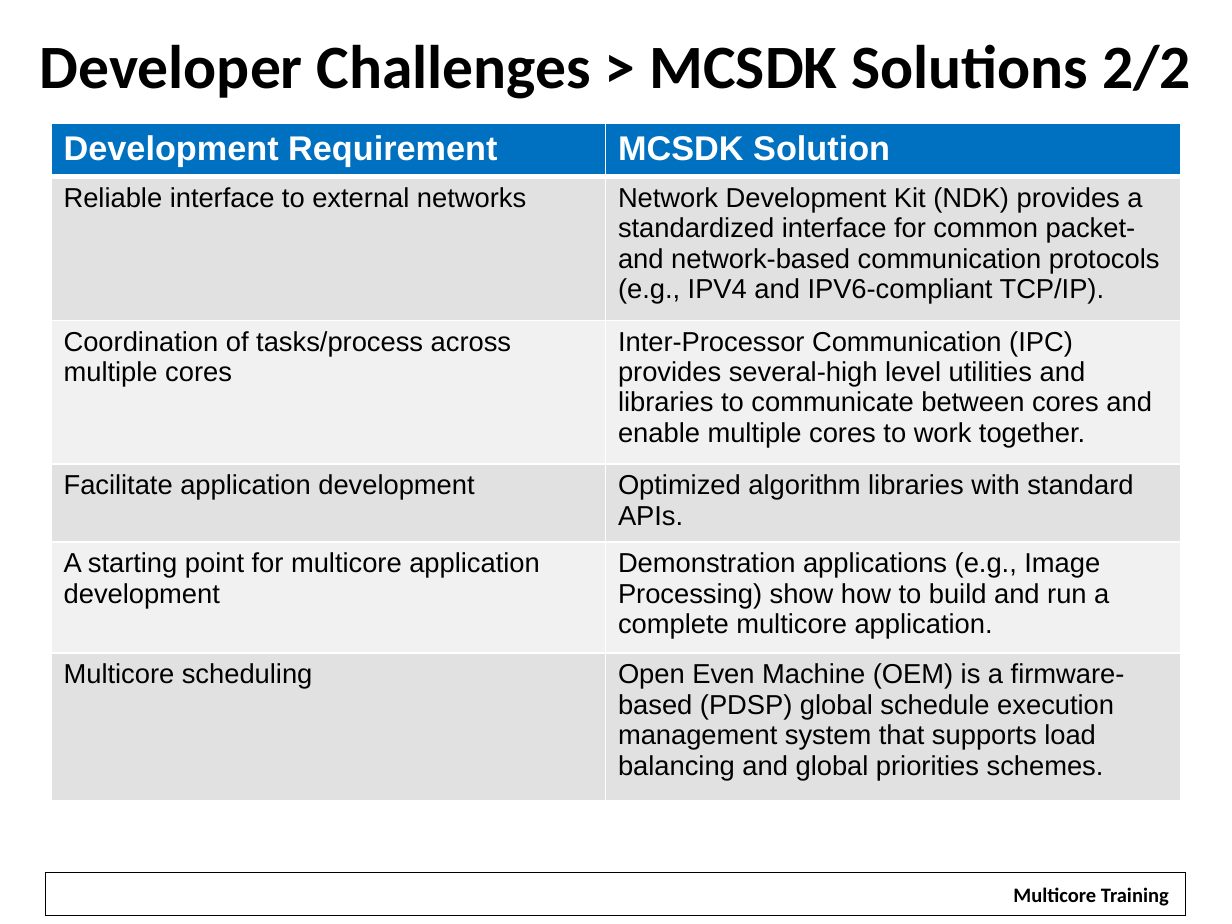
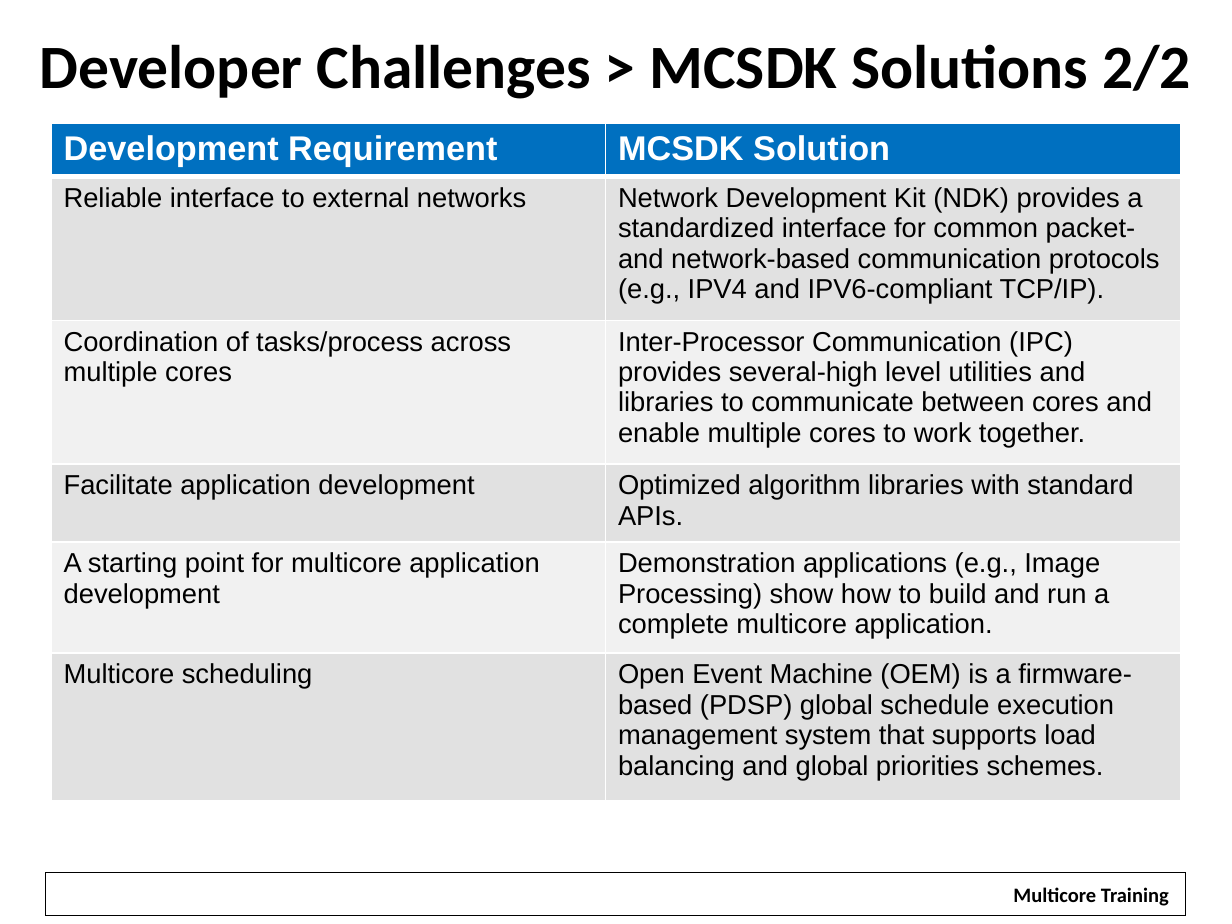
Before and after one commit to hari1989/keystone-workshop, a slide deck: slide 12 of preliminary/Introduction to KeyStone Software ECO RJH.pptx. Drawn at 1232x924 pixels with LibreOffice and Linux fonts; fonts in the diff are those of the drawing; background and template pictures are left out. Boxes give left, top, right and bottom in pixels: in the first picture for what was removed or moved away, otherwise in the second. Text is boxed around its words. In the diff, an @@ line names an element or a change of style, - is before the commit and + after.

```diff
--- a/preliminary/Introduction to KeyStone Software ECO RJH.pptx
+++ b/preliminary/Introduction to KeyStone Software ECO RJH.pptx
@@ table at (52,123,1181,801) @@
-row 6, column 2: Open Even Machine (OEM) is a firmware-based (PDSP) global schedule execution management system that supports load balancing and global priorities schemes.
+row 6, column 2: Open Event Machine (OEM) is a firmware-based (PDSP) global schedule execution management system that supports load balancing and global priorities schemes.
```
Also in this commit, not shown: 4 other slides changed.
